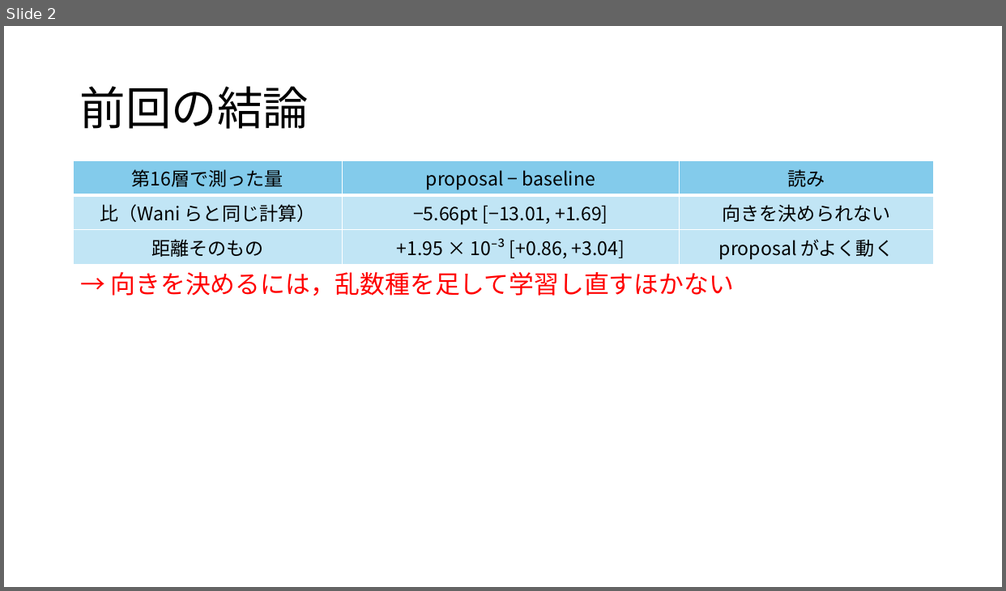
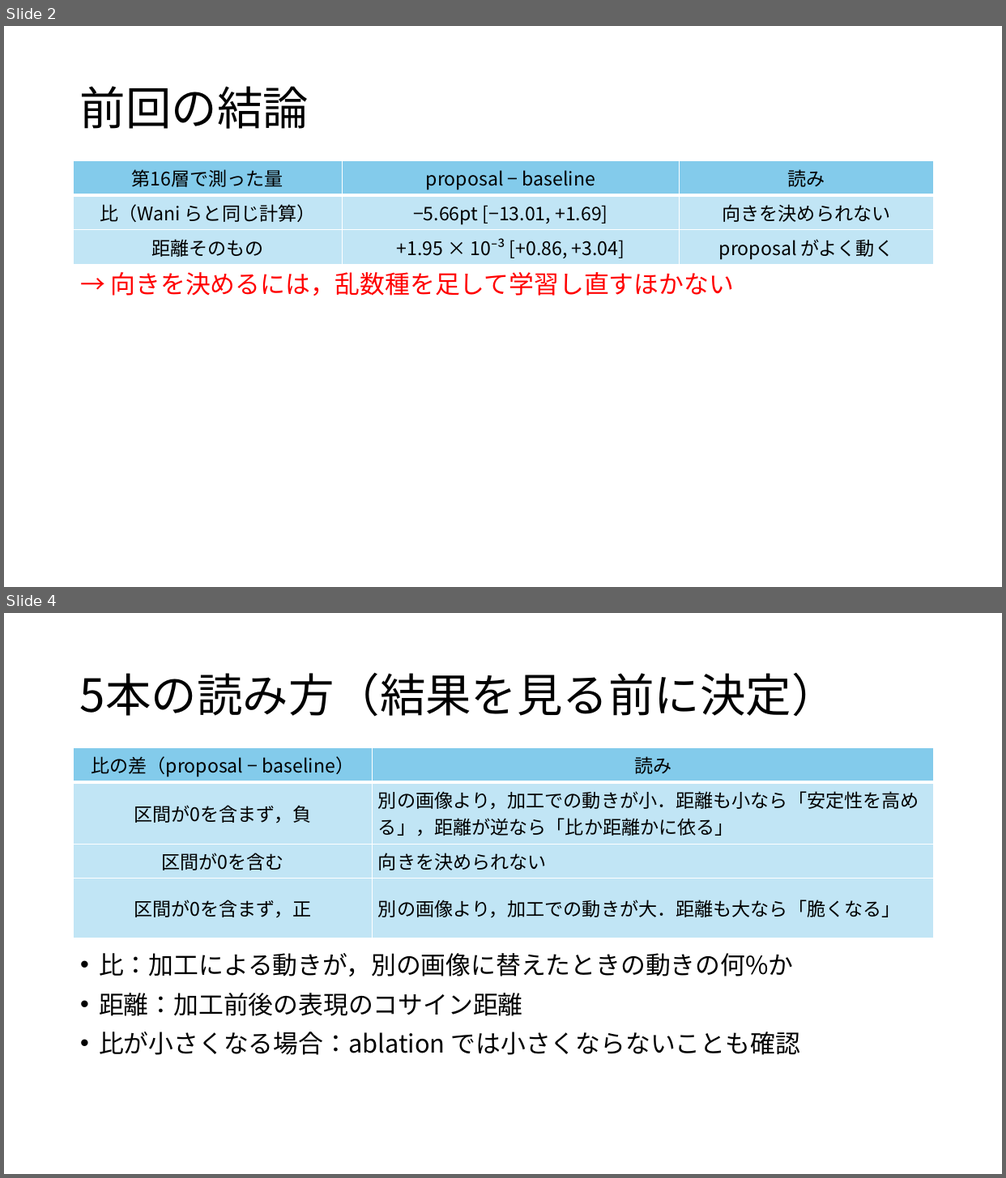
Before and after one commit to tomoking2004/cotar, a slide deck: presentations/20261106_進捗報告.pptx. Shown one above the other, each under a label of ours: slide 2 before the commit, slides 2 and 4 after it; the slides between them are not shown. The pictures are 1006x591 and 1006x1178 pixels, drawn with LibreOffice and Linux fonts; fonts in the diff are those of the drawing. Boxes give left, top, right and bottom in pixels: in the first picture for what was removed or moved away, otherwise in the second. Text is boxed around its words. In the diff, an @@ line names an element or a change of style, - is before the commit and + after.

Commit message:
docs: put the five-seed result into the seminar deck
- 資料：学習中の報告を，読み方・結果の一覧・読みの3枚に置き換えた
- 資料：ポスターのスライドと，今回したこと・今後の目標のポスターの項目を外した
- principles.md：進捗報告にポスターの作業の話は載せない，を規定にした

```diff
--- a/presentations/20261106_進捗報告.pptx
+++ b/presentations/20261106_進捗報告.pptx
@@ slide 4 added at <box>4,613,1002,1174</box>, background #FFFFFF @@
@@ title added at <box>80,673,837,717</box>, 44 pt, text #000000 @@
+5本の読み方（結果を見る前に決定）
@@ table added at <box>73,747,934,927</box>, 4 rows, 2 columns @@
+比の差（proposal − baseline） | 読み
+区間が0を含まず，負 | 別の画像より，加工での動きが小．距離も小なら「安定性を高める」，距離が逆なら「比か距離かに依る」
+区間が0を含む | 向きを決められない
+区間が0を含まず，正 | 別の画像より，加工での動きが大．距離も大なら「脆くなる」
@@ text added at <box>99,953,800,1055</box>, 24 pt, text #000000 @@
+• 比：加工による動きが，別の画像に替えたときの動きの何%か
+• 距離：加工前後の表現のコサイン距離
+• 比が小さくなる場合：ablation では小さくならないことも確認
```
Also in this commit, not shown: 2 slides changed, 2 other slides added, 2 slides removed, 1 other file.
